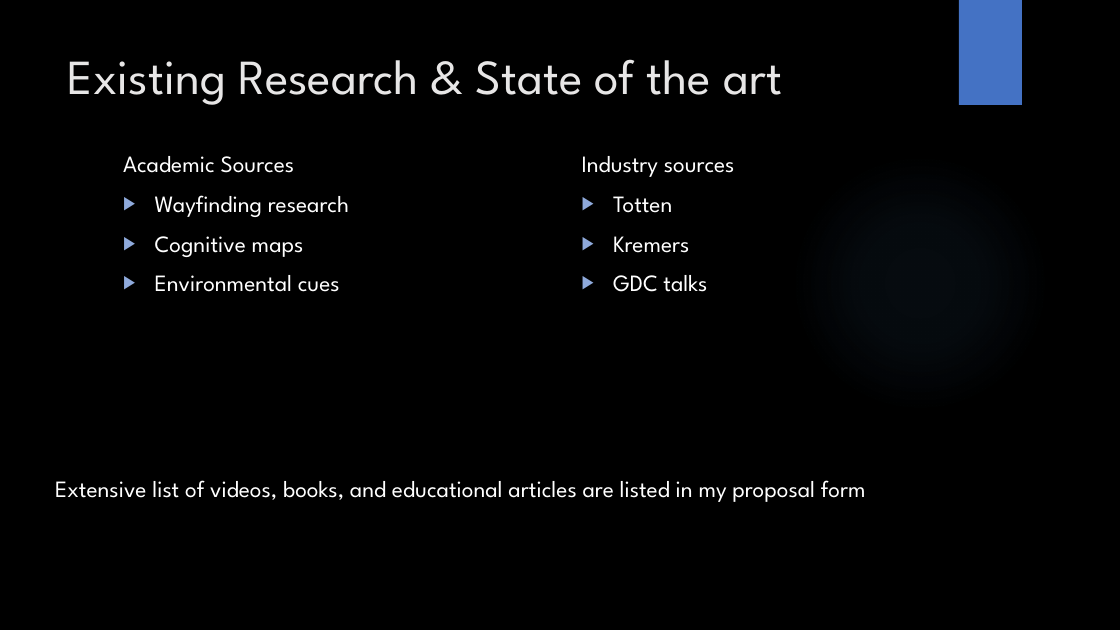
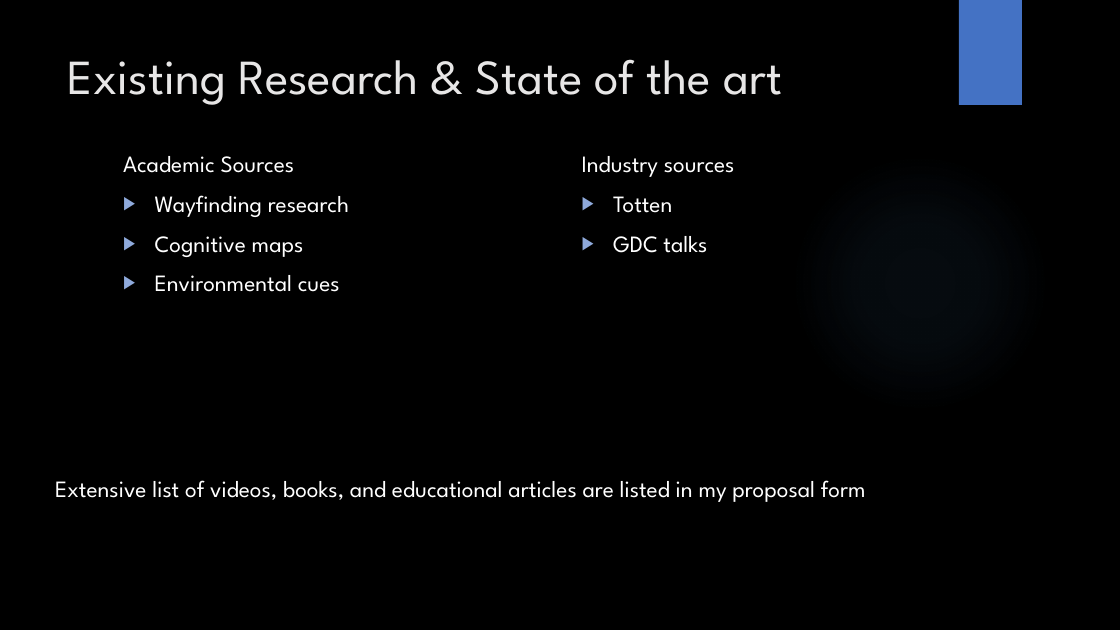
Before and after one commit to Mdot5596/MA-Dissertation, a slide deck: slide 5 of Project Proposal/GAM708 Proposal Presentation.pptx. Drawn at 1120x630 pixels with LibreOffice and Linux fonts; fonts in the diff are those of the drawing; background and template pictures are left out. Boxes give left, top, right and bottom in pixels: in the first picture for what was removed or moved away, otherwise in the second. Text is boxed around its words. In the diff, an @@ line names an element or a change of style, - is before the commit and + after.

```diff
--- a/Project Proposal/GAM708 Proposal Presentation.pptx
+++ b/Project Proposal/GAM708 Proposal Presentation.pptx
@@ text at (613, 236, 689, 253): paragraph removed @@
-▶ Kremers
```
Also in this commit, not shown: 1 other slide changed, 1 other file.
